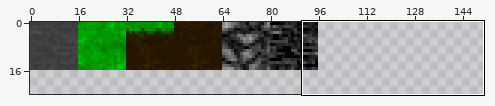
Sprite sheet -- src/main/resources/texture.png. Above: a wide view before the commit, with the close-up outlined.
Close-up. Before the commit:
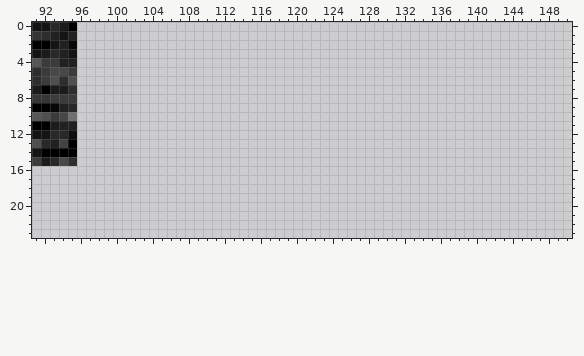
The file is 256x256 pixels. Colours within 5 levels of each other are drawn and written as one. Shown: x 91..150, y 0..23. The wide view leaves out empty margins.
Now the later version:
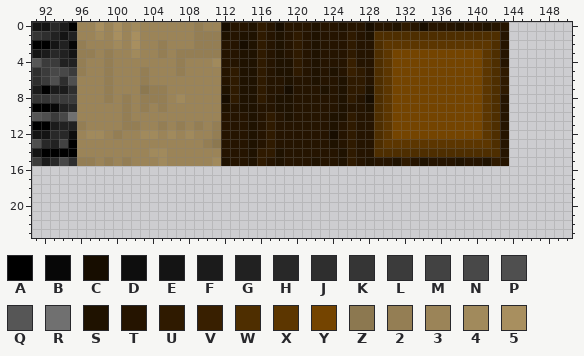
Palette (. is transparent): A #000000  B #070707  C #170d00  D #0e0e0e  E #141414  F #1b1b1b  G #212121  H #282828  J #2e2e2e  K #353535  L #3b3b3b  M #424242  N #484848  P #4f4f4f  Q #565656  R #707070  S #1f1200  T #251400  U #2f1a00  V #381f00  W #4e2e00  X #5c3600  Y #744400  Z #8c7850  2 #947e54  3 #9b8458  4 #a18a5c  5 #a88f5f
From old to new:
@@ x 91..150 @@
- 0 EEHFA.......................................................
- 1 KJGEG.......................................................
- 2 AAEGB.......................................................
- 3 EFHGE.......................................................
- 4 QLLGG.......................................................
- 5 JLNNL.......................................................
- 6 JLPJP.......................................................
- 7 FAFFJ.......................................................
- 8 KKLLL.......................................................
- 9 AABGH.......................................................
-10 QPLNR.......................................................
-11 AAFGG.......................................................
-12 EEHHD.......................................................
-13 PHGMA.......................................................
-14 EAAAA.......................................................
-15 LFHNJ.......................................................
+ 0 EEHFA3353534333333233CTTSUTCTTTSTTSTTCTTSUTCTTTSTTSTT.......
+ 1 KJGEG3343535333333222STSSUTSTUTSTTTUTSWWWWWWWWWWWWWWT.......
+ 2 AAEGB2333435332333222TTCSUTSTUTSTTTUTTWXXXXXXXXXXXXWT.......
+ 3 EFHGE2232334332322222TTSSUTSTUTSTTTUTTWXYYYYYYYYYYXWT.......
+ 4 QLLGG2332333333323334TTSSUTSSUTSTTTVTTWXYYYYYYYYYYXWT.......
+ 5 JLNNL2332333233323333TUSSUTSSUTSTSTVUTWXYYYYYYYYYYXWU.......
+ 6 JLPJP3332333233333333TUSSUTTSTTSTTSUUTWXYYYYYYYYYYXWU.......
+ 7 FAFFJ3332333Z22333333SUSSUTTCTTTSTSUUSWXYYYYYYYYYYXWU.......
+ 8 KKLLL3332323222343333CUSSUTSSTTTTTSUTCWXYYYYYYYYYYXWT.......
+ 9 AABGH3333323232333333STSSTTSSTTTTTSTTSWXYYYYYYYYYYXWT.......
+10 QPLNR3333323333333333TTTSTUTSTTTTSSUTTWXYYYYYYYYYYXWT.......
+11 AAFGG2333322332323232TTTSTUTTTTTTSTUTTWXYYYYYYYYYYXWT.......
+12 EEHHD3443233443434332TTTSTUTTTTTTCTUTTWXYYYYYYYYYYXWT.......
+13 PHGMA333333333333332ZTTTSTUTTTTTTSTUTTWXXXXXXXXXXXXWT.......
+14 EAAAA3333333344333333TTTSUUSTTTTTTSUTTWWWWWWWWWWWWWWT.......
+15 LFHNJ2232323334333334STTSUTSTTTSTTSUTSTTSUTSTTTSTTSUT.......
 16 ............................................................
Changed places in both close-ups, as pixel boxes (x1, y1, x2, y2):
added: (77, 22, 509, 166)
